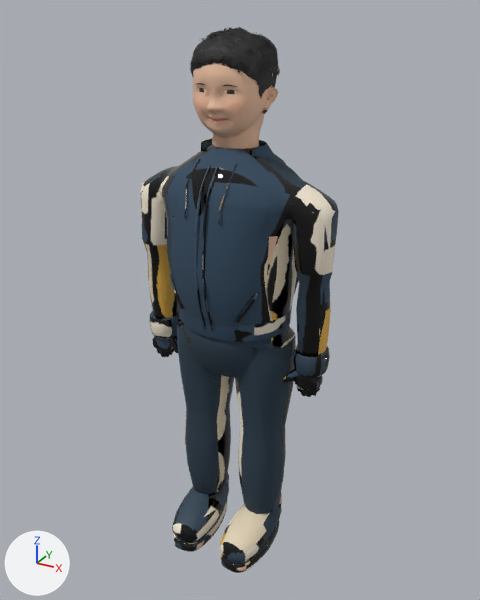
An edit to the glTF model models/atrium/residents/you-master.glb, drawn before and after from the same camera.
The view is the same before and after, from a camera (50 mm lens) standing at (0.913, -1.626, 1.687) and looking at (0.009, 0.019, 0.865). The lights are fixed; the arrows at lower left show +X, +Y and +Z. The older version comes first. Where no turn or scale is listed for an object, it has been applied to the vertices. Vertices at exactly the same position are counted once.

In view in the first picture: 'HairAuthored_short01', 'Head', 'SkinnedArticulationCore', 'VisualRoot_Surface_fabric' and 1 more.
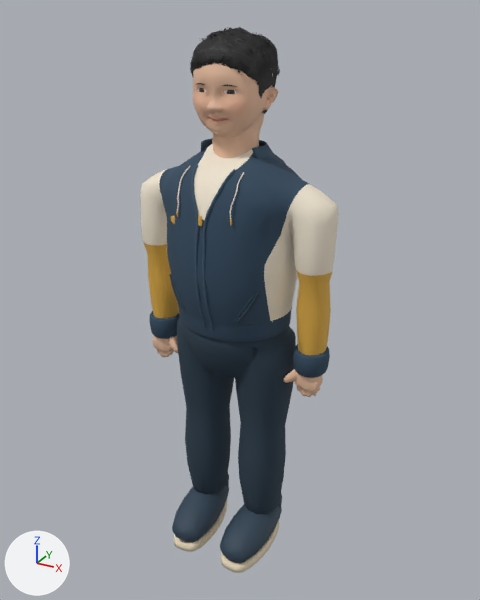
Pixel boxes [x1, y1, x2, y2] of what changed, in the pictures (480 x 600 px; the box of a moved part takes in the faces that stretch with it):
part 1 of me_skinnedarticulationcoremesh, moved or reshaped: [141, 144, 338, 339] in both
part 2 of me_skinnedarticulationcoremesh, surface changed: [140, 146, 339, 573] in both
part 3 of me_tailored_hood_outer_and_lining, moved or reshaped: before [200, 192, 205, 203]; after [198, 216, 202, 226]
part 4 of me_tailored_hood_outer_and_lining, added: after [177, 166, 191, 212]
part 5 of me_tailored_hood_outer_and_lining, added: after [230, 172, 244, 219]
part 6 of me_tailored_hood_outer_and_lining, moved or reshaped: before [185, 159, 237, 280]; after [191, 165, 236, 280]
part 7 of me_tailored_hood_outer_and_lining, surface changed: [169, 138, 292, 342] in both

What changed in the scene script:
```text
Change me_skinnedarticulationcoremesh:
    used by ob_skinnedarticulationcore; location = (0.0, 0.0, 0.0)
    remove me_skinnedarticulationcoremesh.from_pydata(...)  # 6353 vertices, 12610 faces; spans x -0.313..0.313, y -0.207..0.184, z 0.002..1.34
    add me_skinnedarticulationcoremesh.from_pydata(...)  # 6308 vertices, 12520 faces; spans x -0.313..0.313, y -0.207..0.184, z 0.002..1.34
    me_skinnedarticulationcoremesh part 1: 129 vertices moved from x -0.311..0.304, y -0.134..0.111, z 0.76..1.277 to x -0.311..0.303, y -0.133..0.11, z 0.76..1.277; 253 vertices removed from x -0.312..0.307, y -0.166..0.15, z 0.705..1.34; 208 vertices added at x -0.311..0.307, y -0.183..0.15, z 0.705..1.339
    me_skinnedarticulationcoremesh part 2: 11346 kept faces spanning x -0.313..0.313, y -0.207..0.151, z 0.002..1.34 get new texture (UV) coordinates
Change me_tailored_hood_outer_and_lining:
    used by ob_visualroot_surface_fabric; location = (0.0, 0.0, 0.0)
    remove me_tailored_hood_outer_and_lining.from_pydata(...)  # 3908 vertices, 7740 faces; spans x -0.18..0.179, y -0.197..0.191, z 0.805..1.346
    add me_tailored_hood_outer_and_lining.from_pydata(...)  # 3986 vertices, 7900 faces; spans x -0.179..0.179, y -0.196..0.191, z 0.805..1.346
    me_tailored_hood_outer_and_lining part 3: the loose piece of 152 vertices spanning x -0.006..0.006, y -0.174..-0.166, z 1.217..1.243 is moved by (0.0, -0.015, -0.06)
    me_tailored_hood_outer_and_lining part 4: a new loose piece of 132 vertices spanning x -0.09..-0.079, y -0.17..-0.097, z 1.174..1.292, in mat_resident_fabric_surface_baked_pbr
    me_tailored_hood_outer_and_lining part 5: a new loose piece of 132 vertices spanning x 0.079..0.09, y -0.169..-0.097, z 1.174..1.292, in mat_resident_fabric_surface_baked_pbr
    me_tailored_hood_outer_and_lining part 6: 132 vertices moved from x -0.016..0.016, y -0.197..-0.108, z 1.051..1.301 to x -0.041..0.041, y -0.196..-0.154, z 1.051..1.242; 88 vertices removed from x -0.064..0.064, y -0.178..-0.088, z 1.174..1.312; 128 vertices added at x -0.062..0.062, y -0.161..-0.098, z 1.238..1.298
    me_tailored_hood_outer_and_lining part 7: 6484 kept faces spanning x -0.179..0.179, y -0.196..0.191, z 0.805..1.346 get new texture (UV) coordinates
    other edits to the shape of me_tailored_hood_outer_and_lining do not show in these pictures
```
